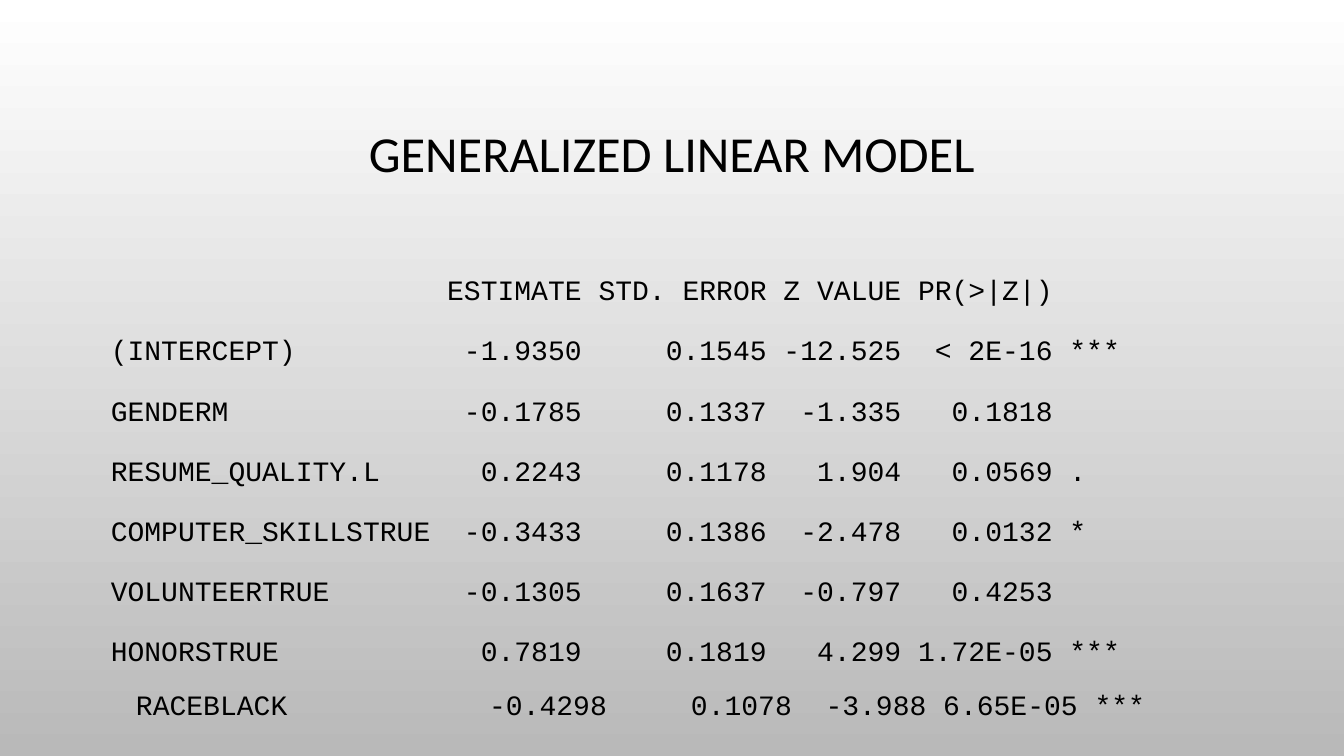
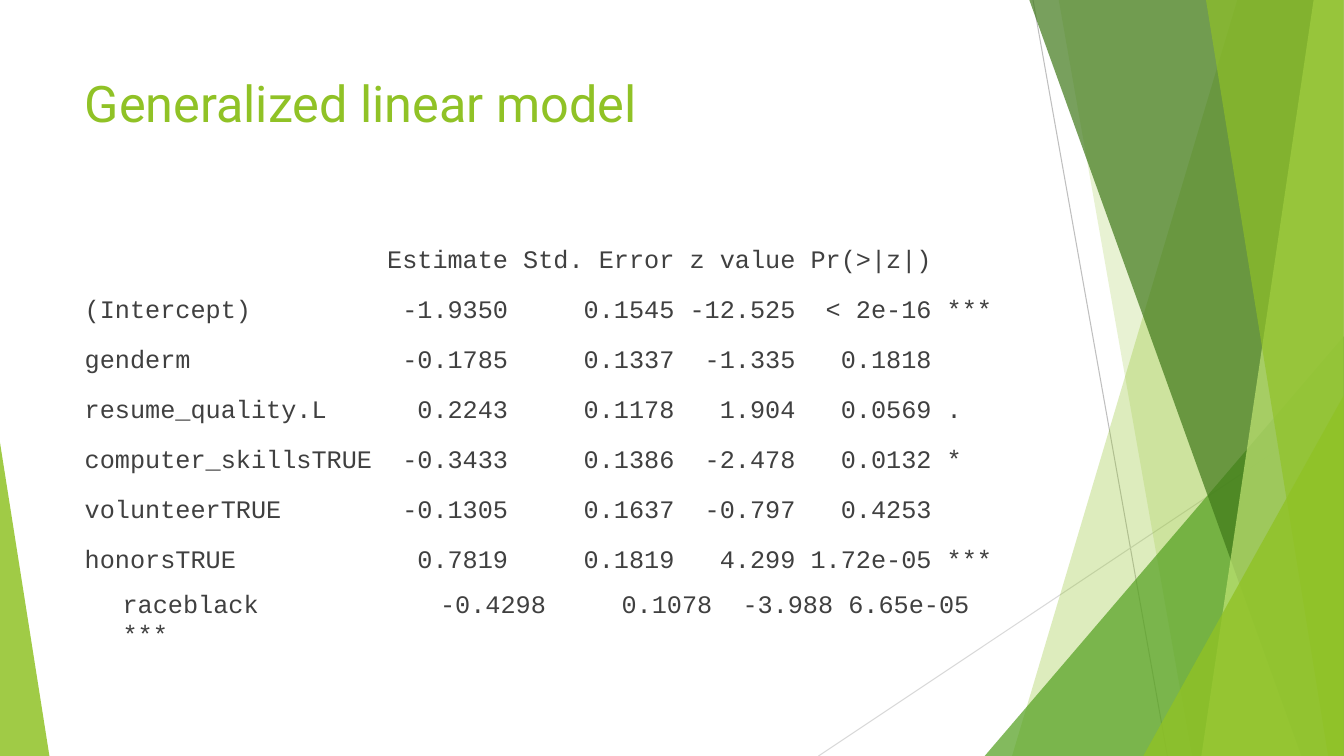
Before and after one commit to himalayahall/CUNY-DATA606, a slide deck: slide 15 of Project/Hakim-Project.pptx. Drawn at 1344x756 pixels with LibreOffice and Linux fonts; fonts in the diff are those of the drawing; background and template pictures are left out. Boxes give left, top, right and bottom in pixels: in the first picture for what was removed or moved away, otherwise in the second. Text is boxed around its words. In the diff, an @@ line names an element or a change of style, - is before the commit and + after.

```diff
--- a/Project/Hakim-Project.pptx
+++ b/Project/Hakim-Project.pptx
@@ background picture (left out) to #FFFFFF @@
@@ title "Generalized linear model" at [85,84,636,123]: vertical alignment middle to top @@
@@ title at [85,84,636,123]: text changed; font Calibri to Roboto; text colour #000000 to #90C226 @@
-GENERALIZED LINEAR MODEL
+Generalized linear model
@@ text at [85,249,969,614]: text changed; size 20 to 18 pt; text colour #000000 to #404040 @@
-ESTIMATE STD. ERROR Z VALUE PR(>|Z|)
-(INTERCEPT) -1.9350 0.1545 -12.525 < 2E-16 ***
-GENDERM -0.1785 0.1337 -1.335 0.1818
-RESUME_QUALITY.L 0.2243 0.1178 1.904 0.0569 .
-COMPUTER_SKILLSTRUE -0.3433 0.1386 -2.478 0.0132 *
-VOLUNTEERTRUE -0.1305 0.1637 -0.797 0.4253
-HONORSTRUE 0.7819 0.1819 4.299 1.72E-05 ***
-RACEBLACK -0.4298 0.1078 -3.988 6.65E-05 ***
+Estimate Std. Error z value Pr(>|z|)
+(Intercept) -1.9350 0.1545 -12.525 < 2e-16 ***
+genderm -0.1785 0.1337 -1.335 0.1818
+resume_quality.L 0.2243 0.1178 1.904 0.0569 .
+computer_skillsTRUE -0.3433 0.1386 -2.478 0.0132 *
+volunteerTRUE -0.1305 0.1637 -0.797 0.4253
+honorsTRUE 0.7819 0.1819 4.299 1.72e-05 ***
+raceblack -0.4298 0.1078 -3.988 6.65e-05 ***
@@ group added at [0,0,1344,756]: 5 freeform shapes, 3 triangles, 2 lines @@
```
Also in this commit, not shown: 15 other slides changed, 1 slide added, 1 slide removed, 2 other files.
